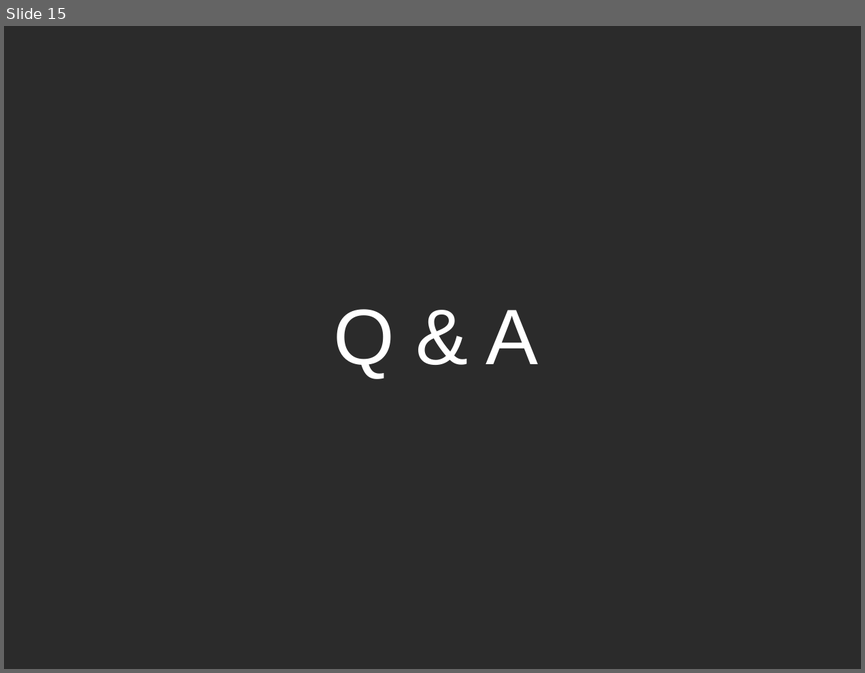
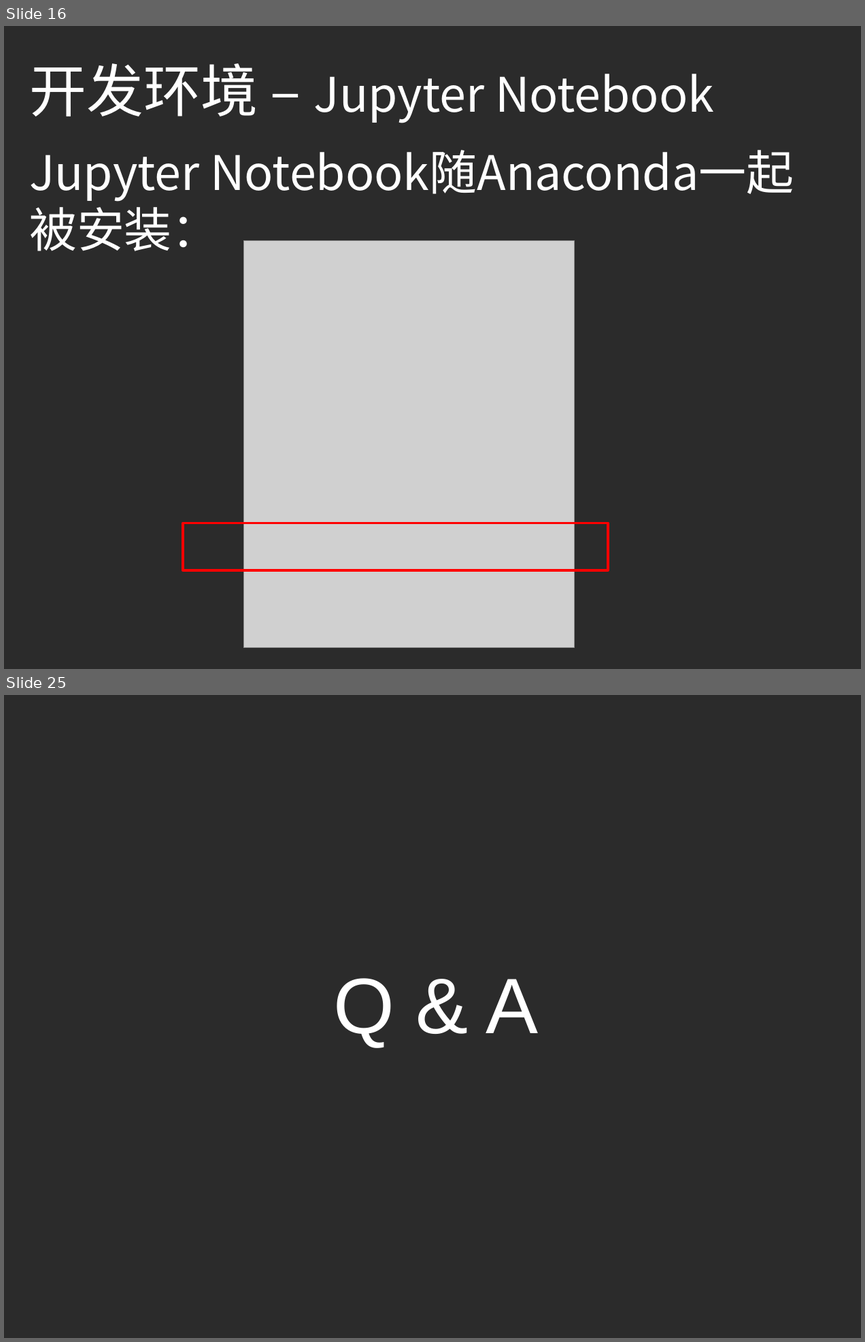
Before and after one commit to ouriris/ml-course, a slide deck: chapter.1/ppt/ML_CH1_Python_Basic.pptx. Shown one above the other, each under a label of ours: slide 15 before the commit, slides 16 and 25 after it; the slides between them are not shown. The pictures are 865x673 and 865x1342 pixels, drawn with LibreOffice and Linux fonts; fonts in the diff are those of the drawing; grey boxes stand for pictures; background and template pictures are left out; a plain dark background stands for a picture behind light text. Boxes give left, top, right and bottom in pixels: in the first picture for what was removed or moved away, otherwise in the second. Text is boxed around its words. In the diff, an @@ line names an element or a change of style, - is before the commit and + after.

```diff
--- a/chapter.1/ppt/ML_CH1_Python_Basic.pptx
+++ b/chapter.1/ppt/ML_CH1_Python_Basic.pptx
@@ slide 16 added at box(4, 26, 861, 669), background picture (left out) @@
@@ text added at box(29, 63, 714, 123), 40 pt, text #FFFFFF @@
+开发环境 – Jupyter Notebook
@@ text added at box(29, 155, 200, 201), 40 pt, text #FFFFFF @@
+Jupyter Notebook随Anaconda一起被安装：
@@ picture added at box(244, 240, 575, 648) @@
@@ rectangle added at box(183, 523, 608, 570), outline #FF0000 2 pt @@
@@ what was slide 15 is now slide 25 @@
```
Also in this commit, not shown: 1 slide changed, 9 other slides added.
